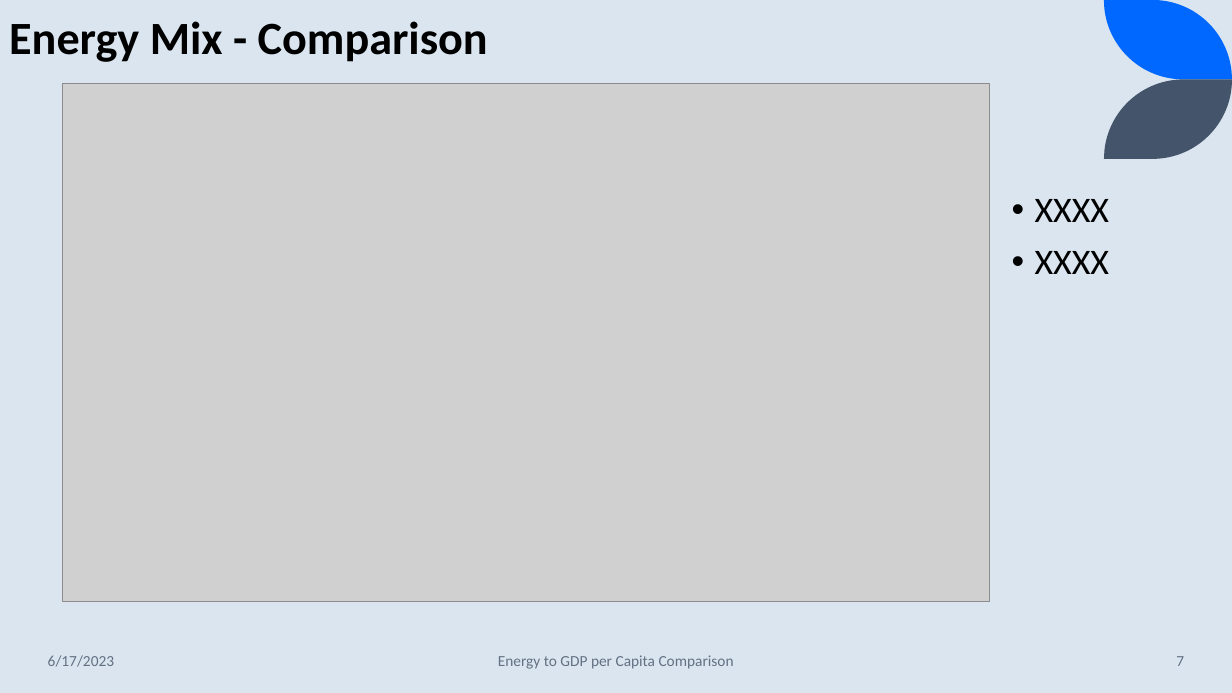
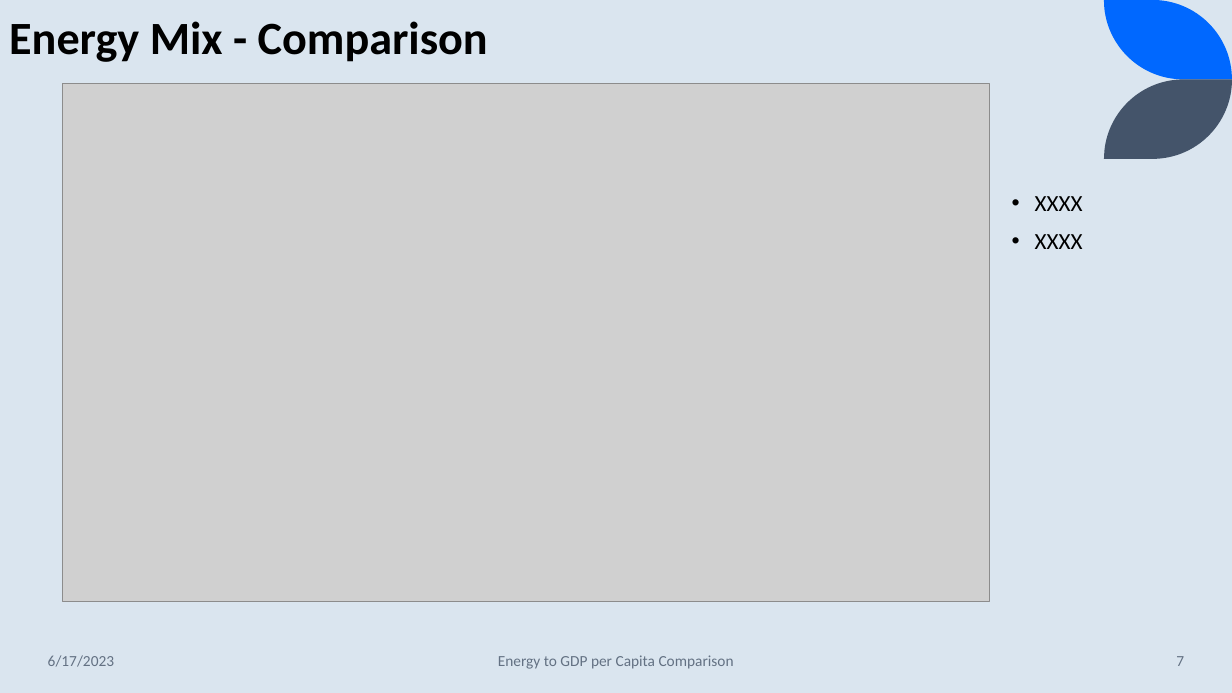
Before and after one commit to lawrence-haggerty/haggerty_energy_gdp_capstone, a slide deck: slide 7 of presentation/haggerty_energy_gdp_1.pptx. Drawn at 1232x693 pixels with LibreOffice and Linux fonts; fonts in the diff are those of the drawing; grey boxes stand for pictures. Boxes give left, top, right and bottom in pixels: in the first picture for what was removed or moved away, otherwise in the second. Text is boxed around its words. In the diff, an @@ line names an element or a change of style, - is before the commit and + after.

```diff
--- a/presentation/haggerty_energy_gdp_1.pptx
+++ b/presentation/haggerty_energy_gdp_1.pptx
@@ text "XXXX" at box(1035, 196, 1083, 249): size 28 to 18 pt @@
```
Also in this commit, not shown: 3 other slides changed.
